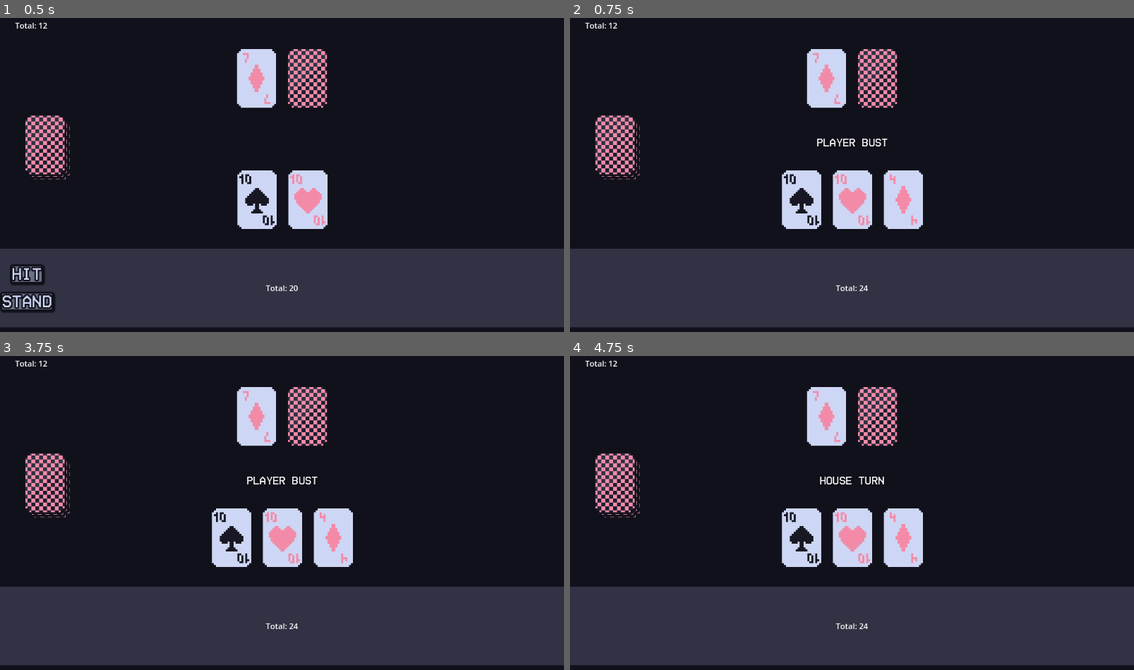
Above: before the commit, frames 1-4 (two rows, left to right).
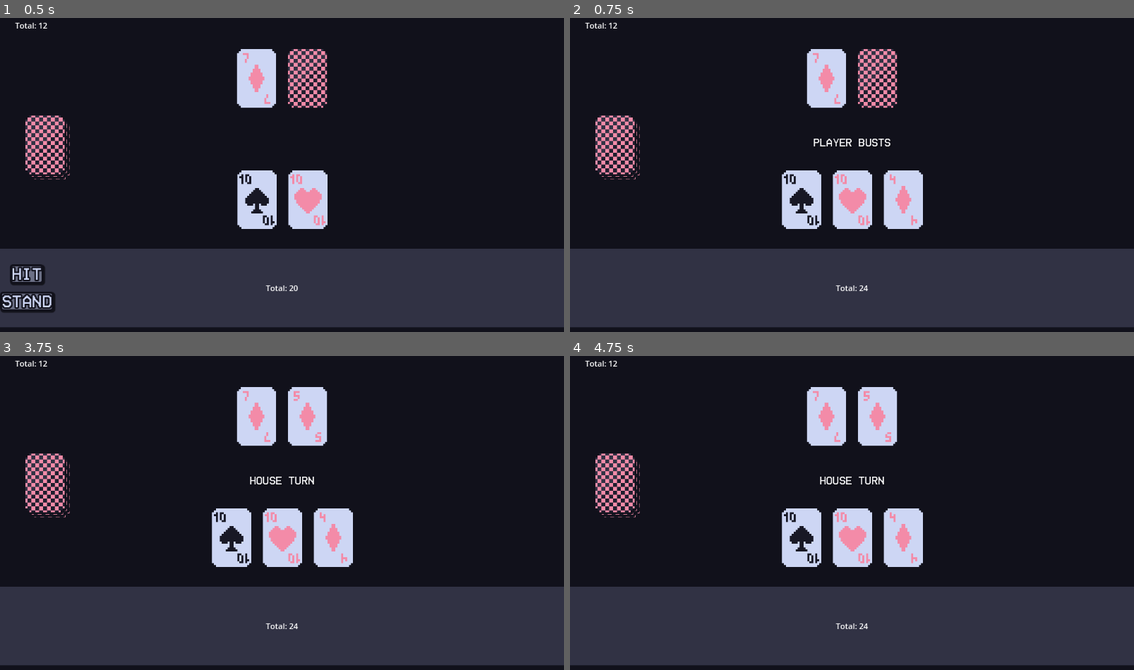
Above: after the commit, the same moments.

Repository: Virkkunen/twentyone
Game: Godot game, scene res://scenes/game.tscn
Same seed, same stepped clock (60 frames per second), same inputs: the game is played once before the commit and once after it.
Inputs (mouse positions are in pixels of both pictures, inside the frame that each line leads up to):
- Up to frame 1 (0.5 s): no input
- Up to frame 2 (0.75 s): click "HIT" at 0.5 s
- Up to frame 3 (3.75 s): tap Enter at 1.25, 2.75 s; move the mouse to (406, 497) at 1.27 s; click (406, 497) at 1.42 s; tap Space at 2, 3.5 s; drag from (169, 528) to (253, 575) at 2.02 s; move the mouse to (338, 443) at 2.77 s; click (338, 443) at 2.92 s; drag from (253, 575) to (112, 465) at 3.52 s
- Up to frame 4 (4.75 s): tap Enter at 4.25 s; move the mouse to (1021, 560) at 4.27 s; click (1021, 560) at 4.42 s

Frame 1 is identical in both runs. In frame 2, 0.2% of the frame differs, in the area x 43-57%, y 38-41%; in frame 3, 1.4%, in the area x 43-59%, y 9-41%; in frame 4, 1.2%.
Error before the commit: Cannot call method 'queue_free' on a null value. (res://scripts/game.gd:41)

Commit message:
game kinda works

Diff:
--- a/project.godot
+++ b/project.godot
@@ -24,6 +24,10 @@
 
 window/vsync/vsync_mode=0
 
+[editor]
+
+movie_writer/movie_file="/home/vrkknn/git/twentyone/build/demo.avi"
+
 [rendering]
 
 textures/canvas_textures/default_texture_filter=0
--- a/scripts/game.gd
+++ b/scripts/game.gd
@@ -9,6 +9,7 @@
 @onready var InfoLabel = $HUD/CanvasLayer/Control/MarginContainer/InfoLabel
 @onready var Buttons = $HUD/PlayerCanvas/Control/PlayerHUD/Buttons
 @onready var ButtonHit = $HUD/PlayerCanvas/Control/PlayerHUD/Buttons/ButtonHit
+@onready var ButtonStand = $HUD/PlayerCanvas/Control/PlayerHUD/Buttons/ButtonStand
 
 func _ready() -> void:
 	Global.screen_size = get_viewport_rect().size
@@ -16,47 +17,108 @@
 	Deck.deck.shuffle()
 	deal_cards(Player, 2)
 	deal_cards(House, 2)
+	House.face_down_card()
+	House.check_insurance()
 
-	ButtonHit.pressed.connect(_on_buttonhit_pressed)
+	ButtonHit.pressed.connect(_on_player_hit)
+	ButtonStand.pressed.connect(_on_player_stand)
 	Global.player_bust.connect(_on_player_bust)
-	TimerHouse.timeout.connect(house_turn)
+	Global.house_bust.connect(_on_house_bust)
+	# TimerHouse.timeout.connect(house_turn)
 
 
 func deal_cards(whose : Node2D, how_many_cards : int) -> void:
 	for index in how_many_cards:
 		var card = Deck.deck.pop_front()
 		whose.hand.append(card)
-
-		if whose == House and index == 1:
-			card.face_down = true
-
 		whose.display_card(card)
 	whose.calc_total()
 
-func check_insurance() -> void:
+func check_cards() -> void:
 	pass
 
-func house_turn() -> void:
-	InfoLabel.text = "house turn"
-	House.find_child("cardback").queue_free()
-	wait(2)
-	# check if blackjack for insurance
+func check_score() -> void:
 	if Global.house_total < 17:
-		deal_cards(House, 1)
-		TimerHouse.wait_time = 4
-		TimerHouse.start()
+		_on_house_hit()
+	elif Global.house_total >=17 and Global.house_total <= 21:
+		_on_house_stand()
+
+func check_win() -> void:
+	if Global.player_busted and Global.house_busted:
+		InfoLabel.text = "No one won"
+	elif Global.house_busted:
+		InfoLabel.text = "Player wins!"
+	elif Global.player_busted:
+		InfoLabel.text = "House wins!"
+		await wait(2)
+		InfoLabel.text = "The game was rigged from the start"
+	elif Global.player_total == Global.house_total:
+		InfoLabel.text = "Tie"
+	elif Global.player_total > Global.house_total:
+		InfoLabel.text = "Player wins!"
+	else:
+		InfoLabel.text = "House wins!"
 
 func wait(seconds : float) -> void:
 	print("wait ", seconds)
 	await get_tree().create_timer(seconds).timeout
 
-# hit will be deal_cards 1
-func _on_buttonhit_pressed() -> void:
-	print("click")
+func _on_player_hit() -> void:
 	deal_cards(Player, 1)
 
 func _on_player_bust() -> void:
 	Buttons.visible = false
-	InfoLabel.text = "Player bust"
-	TimerHouse.wait_time = 4
-	TimerHouse.start()
+	InfoLabel.text = "Player busts"
+	await wait(3)
+	house_start_turn()
+	# house turn
+
+func _on_player_stand() -> void:
+	Buttons.visible = false
+	InfoLabel.text = "Player stands"
+	await wait(3)
+	house_start_turn()
+	# house turn
+
+func _on_player_split() -> void:
+	# split decks, create second row and move second card there
+	# clone hit and stand button, won't allow split and dd
+	pass
+
+func _on_player_double_down() -> void:
+	# read the rules on this one
+	pass
+
+func house_start_turn() -> void:
+	InfoLabel.text = "House turn"
+	$House/CanvasLayer/Control/CenterContainer/HBoxContainer.get_child(1).get_child(0).queue_free()
+	await wait(2)
+	if Global.house_total < 17:
+		_on_house_hit()
+	else:
+		_on_house_stand()
+
+func _on_house_hit() -> void:
+	InfoLabel.text = "House hits"
+	deal_cards(House, 1)
+	await wait(2)
+	check_score()
+	# deal card
+
+func _on_house_stand() -> void:
+	InfoLabel.text = "House stands"
+	await wait(2)
+	check_win()
+	# hits to 17 or more
+	# calc scores, restart game
+
+func _on_house_bust() -> void:
+	InfoLabel.text = "House busts"
+	await wait(2)
+	check_win()
+	# calc scores
+
+func _on_house_blackjack() -> void:
+	InfoLabel.text = "Blackjack!"
+	await wait(2)
+	check_win()
--- a/scripts/global.gd
+++ b/scripts/global.gd
@@ -20,7 +20,7 @@
     player_total = value
     emit_signal("player_total_changed")
     if player_total > 21:
-      emit_signal("player_bust")
+      player_busted = true
 
 @export var house_total = 0:
   get:
@@ -29,6 +29,20 @@
     house_total = value
     emit_signal("house_total_changed")
     if house_total > 21:
-      emit_signal("house_bust")
+      house_busted = true
+
+@export var player_busted = false:
+  get:
+    return player_busted
+  set(value):
+    player_busted = value
+    emit_signal("player_bust")
+
+@export var house_busted = false:
+  get:
+    return house_busted
+  set(value):
+    house_busted = value
+    emit_signal("house_bust")
 
 @export var screen_size : Vector2
--- a/scripts/house.gd
+++ b/scripts/house.gd
@@ -1,7 +1,14 @@
 extends Node2D
 
+signal house_total_changed
+
 @export var hand : Array = []
-@export var total : int
+@export var total : int = 0:
+	get:
+		return total
+	set(value):
+		total = value
+		Global.house_total = total
 
 @onready var Box = $CanvasLayer/Control/CenterContainer/HBoxContainer
 
@@ -22,7 +29,6 @@
 		ace_count -= 1
 
 	total = local_total
-	Global.house_total = total
 
 func display_card(card : Node2D) -> void:
 	var new_card = TextureRect.new()
@@ -33,13 +39,16 @@
 
 	Box.add_child(new_card)
 
-	if card.face_down == true:
-		var card_back = TextureRect.new()
-		var texture_back = load("res://assets/cards/card_back.png")
-		card_back.texture = texture_back
-		card_back.name = "cardback"
-		new_card.add_child(card_back)
+func face_down_card() -> void:
+	var card = $CanvasLayer/Control/CenterContainer/HBoxContainer.get_child(1)
+	var card_back = TextureRect.new()
+	var texture_back = load("res://assets/cards/card_back.png")
+	card_back.texture = texture_back
+	card_back.name = "cardback"
+	card.add_child(card_back)
 
-func house_hit() -> void:
-	if total < 17:
+func check_insurance():
+	if hand[0].card_rank == Card.CardRank.ACE:
+		# show UI with button yes/no to buy insurance
+		# check rules for insurance
 		pass
--- a/scripts/player.gd
+++ b/scripts/player.gd
@@ -1,7 +1,12 @@
 extends Node2D
 
 @export var hand : Array = []
-@export var total : int
+@export var total : int = 0:
+	get:
+		return total
+	set(value):
+		total = value
+		Global.player_total = total
 
 @onready var Box = $CanvasLayer/Control/CenterContainer/HBoxContainer
 
@@ -22,7 +27,6 @@
 		ace_count -= 1
 
 	total = local_total
-	Global.player_total = total
 
 func display_card(card : Node2D) -> void:
 	var new_card = TextureRect.new()
